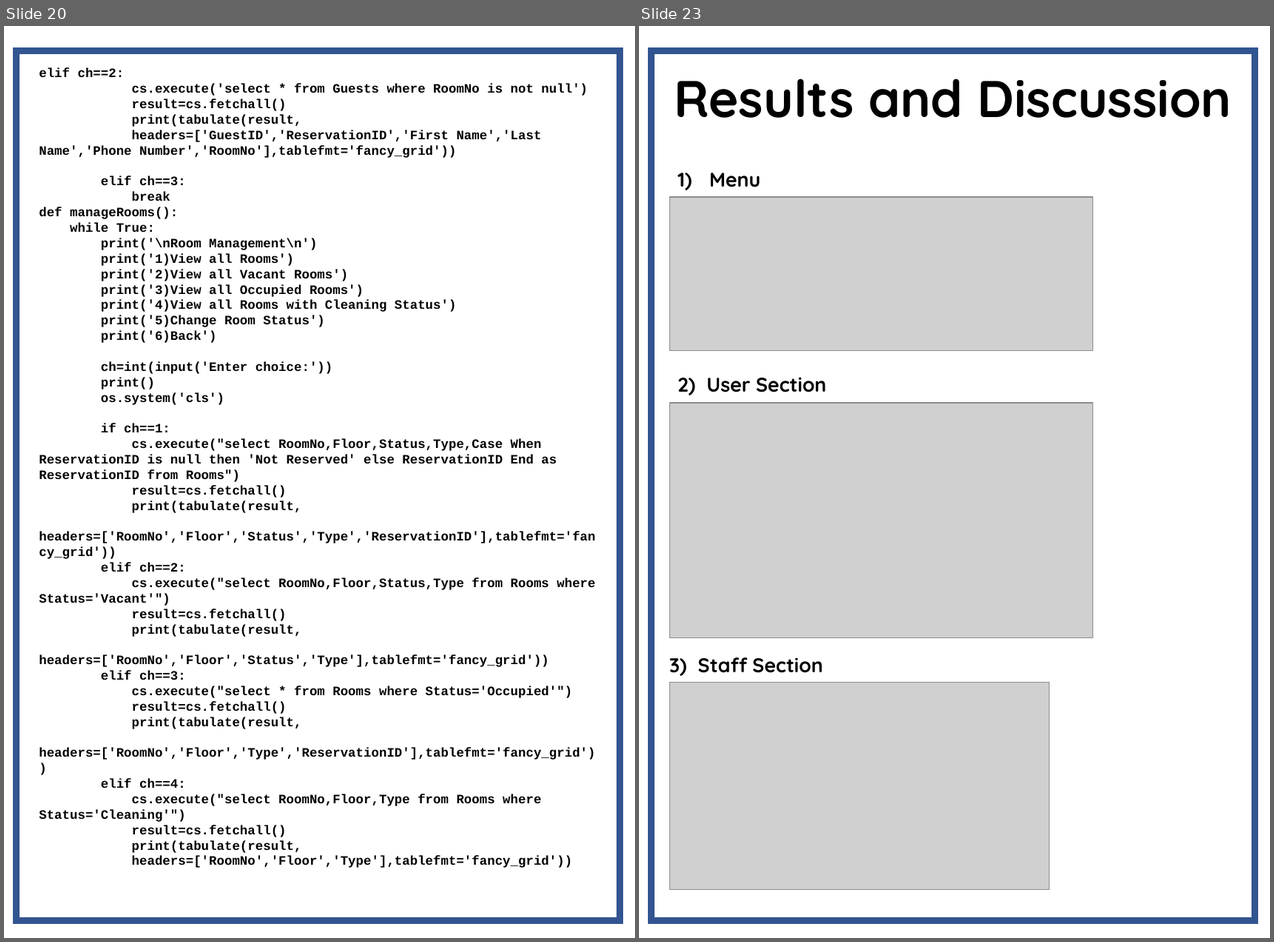
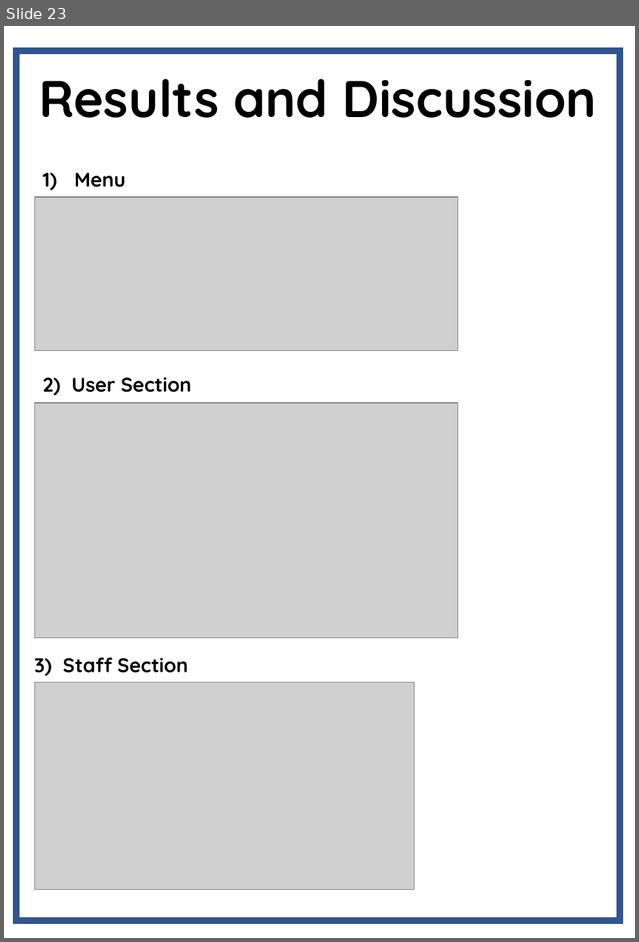
Before and after one commit to Agentgilspy/Hotel, a slide deck: Computer Project.pptx. Shown side by side, each under a label of ours: slides 20 and 23 before the commit, slide 23 after it; the slides between them are not shown. The pictures are 1274x942 and 639x942 pixels, drawn with LibreOffice and Linux fonts; fonts in the diff are those of the drawing; grey boxes stand for pictures. Boxes give left, top, right and bottom in pixels: in the first picture for what was removed or moved away, otherwise in the second. Text is boxed around its words. In the diff, an @@ line names an element or a change of style, - is before the commit and + after.

```diff
--- a/Computer Project.pptx
+++ b/Computer Project.pptx
@@ slide 20 removed at (4, 26, 635, 938), background #FFFFFF @@
@@ rectangle removed at (17, 50, 620, 920) @@
@@ text removed at (39, 68, 595, 867) @@
-elif ch==2:
-cs.execute('select * from Guests where RoomNo is not null')
-result=cs.fetchall()
-print(tabulate(result,
-headers=['GuestID','ReservationID','First Name','Last Name','Phone Number','RoomNo'],tablefmt='fancy_grid'))
-elif ch==3:
-break
-def manageRooms():
-while True:
-print('\nRoom Management\n')
-print('1)View all Rooms')
-print('2)View all Vacant Rooms')
-print('3)View all Occupied Rooms')
-print('4)View all Rooms with Cleaning Status')
-print('5)Change Room Status')
-print('6)Back')
-ch=int(input('Enter choice:'))
-print()
-os.system('cls')
-if ch==1:
-cs.execute("select RoomNo,Floor,Status,Type,Case When ReservationID is null then 'Not Reserved' else ReservationID End as ReservationID from Rooms")
-result=cs.fetchall()
-print(tabulate(result,
-headers=['RoomNo','Floor','Status','Type','ReservationID'],tablefmt='fancy_grid'))
-elif ch==2:
-cs.execute("select RoomNo,Floor,Status,Type from Rooms where Status='Vacant'")
-result=cs.fetchall()
-print(tabulate(result,
-headers=['RoomNo','Floor','Status','Type'],tablefmt='fancy_grid'))
-elif ch==3:
-cs.execute("select * from Rooms where Status='Occupied'")
-result=cs.fetchall()
-print(tabulate(result,
-headers=['RoomNo','Floor','Type','ReservationID'],tablefmt='fancy_grid'))
-elif ch==4:
-cs.execute("select RoomNo,Floor,Type from Rooms where Status='Cleaning'")
-result=cs.fetchall()
-print(tabulate(result,
-headers=['RoomNo','Floor','Type'],tablefmt='fancy_grid'))
```
Also in this commit, not shown: 9 slides changed, 2 slides added, 2 other slides removed.
